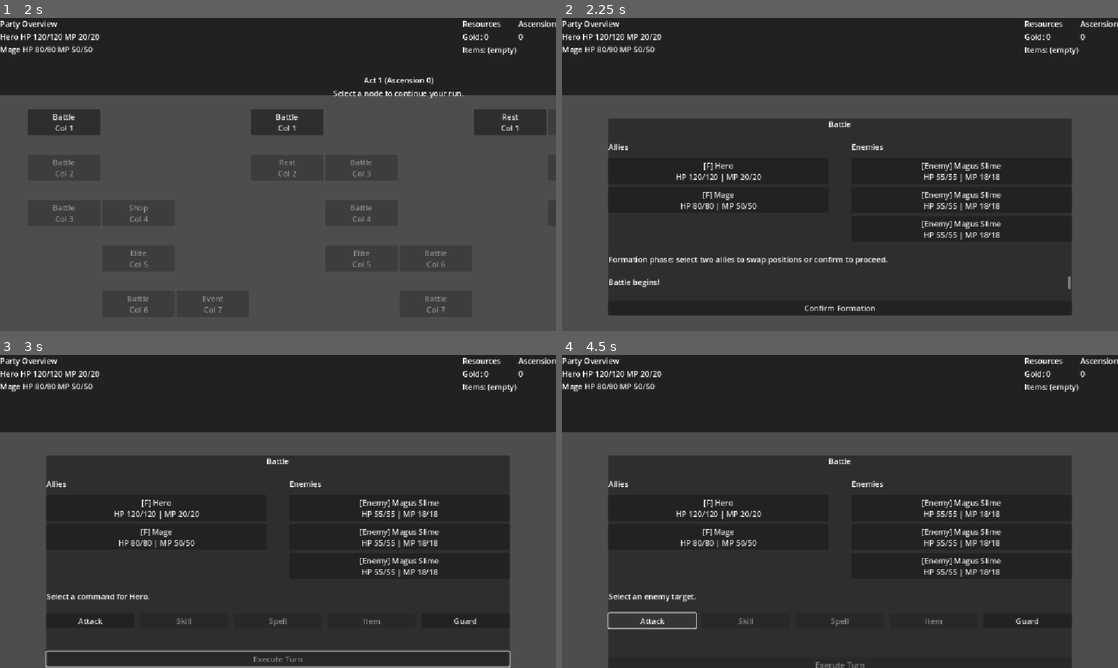
Above: before the commit, frames 1-4 (two rows, left to right).
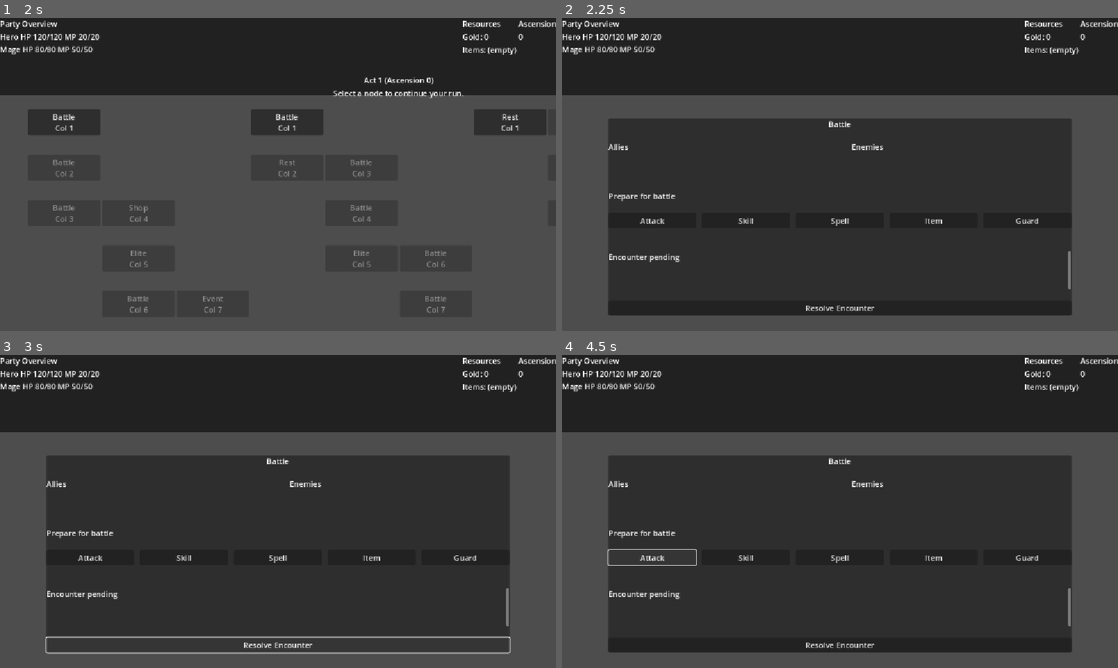
Above: after the commit, the same moments.

Repository: atmlhv/GodotTest
Game: Godot game, scene res://scenes/Title.tscn
The game is run twice, just before and just after one commit, with the same random seed, the same clock (stepped at 60 frames per second) and the same inputs.
Inputs (mouse positions are in pixels of both pictures, inside the frame that each line leads up to):
- Up to frame 1 (2 s): click (289, 133) at 0.52 s; type "12" at 0.6 s; click "New Run" at 1.25 s
- Up to frame 2 (2.25 s): click "Battle Col 1" at 2 s
- Up to frame 3 (3 s): click "Confirm Formation" (after the commit: "Resolve Encounter") at 2.75 s
- Up to frame 4 (4.5 s): click (717, 508) at 3.5 s, where only the run before the commit has a clickable "[F] Hero HP 120/120 | MP 20/20"; click "Attack" at 4.25 s

Frame 1 is identical in both runs. In frame 2, 2.6% of the frame differs, in the area x 8-92%, y 46-94%; in frame 3, 7.7%, in the area x 8-92%, y 46-100%; in frame 4, 6.7%.
Error after the commit: Parse Error: Used space character for indentation instead of tab as used before in the file. (res://scenes/Combat.gd:704)

Commit message:
Fix combat target selection payload handling

Diff:
--- a/scenes/Combat.gd
+++ b/scenes/Combat.gd
@@ -473,16 +473,10 @@
 			pass
 
 func _handle_skill_target_payload(payload: Dictionary) -> void:
-	var target_variant: Variant = payload.get("target")
-	if target_variant == null:
-		return
-	var target := target_variant as BattleEntity
+	var target := _resolve_payload_entity(payload, "target")
 	if target == null or not target.is_alive():
 		return
-	var actor_variant: Variant = payload.get("actor")
-	if actor_variant == null:
-		return
-	var actor := actor_variant as BattleEntity
+	var actor := _resolve_payload_entity(payload, "actor")
 	if actor == null or not actor.is_alive():
 		return
 	var skill_variant: Variant = payload.get("skill")
@@ -492,16 +486,10 @@
 	_on_skill_target_selected(target, actor, skill_dict)
 
 func _handle_item_target_payload(payload: Dictionary) -> void:
-	var target_variant: Variant = payload.get("target")
-	if target_variant == null:
-		return
-	var target := target_variant as BattleEntity
+	var target := _resolve_payload_entity(payload, "target")
 	if target == null:
 		return
-	var actor_variant: Variant = payload.get("actor")
-	if actor_variant == null:
-		return
-	var actor := actor_variant as BattleEntity
+	var actor := _resolve_payload_entity(payload, "actor")
 	if actor == null or not actor.is_alive():
 		return
 	var slot_index: int = int(payload.get("slot_index", -1))
@@ -510,6 +498,71 @@
 	if typeof(item_variant) == TYPE_DICTIONARY:
 		item_dict = item_variant
 	_on_item_target_selected(target, actor, slot_index, item_dict)
+
+func _resolve_payload_entity(payload: Dictionary, key: String) -> BattleEntity:
+	if payload.is_empty():
+		return null
+	var value: Variant = payload.get(key)
+	if value == null:
+		return null
+	if value is BattleEntity:
+		return value
+	if value is WeakRef:
+		var weak: WeakRef = value
+		var referenced := weak.get_ref()
+		if referenced is BattleEntity:
+			return referenced
+		if referenced is Object:
+			var instance_object: Object = referenced
+			var candidate := _resolve_entity_by_instance_id(instance_object.get_instance_id())
+			if candidate != null:
+				return candidate
+		return null
+	if value is RefCounted:
+		var refcounted: RefCounted = value
+		var candidate_from_ref := _resolve_entity_by_instance_id(refcounted.get_instance_id())
+		if candidate_from_ref != null:
+			return candidate_from_ref
+	var instance_id: int = int(payload.get("%s_instance_id" % key, 0))
+	if instance_id != 0:
+		return _resolve_entity_by_instance_id(instance_id)
+	return null
+
+func _build_skill_target_payload(actor: BattleEntity, target: BattleEntity, skill: Dictionary) -> Dictionary:
+	var actor_ref := weakref(actor)
+	var target_ref := weakref(target)
+	return {
+		"mode": "skill",
+		"target": target_ref,
+		"target_instance_id": target.get_instance_id(),
+		"actor": actor_ref,
+		"actor_instance_id": actor.get_instance_id(),
+		"skill": skill.duplicate(true),
+	}
+
+func _build_item_target_payload(actor: BattleEntity, target: BattleEntity, slot_index: int, item_data: Dictionary) -> Dictionary:
+	var actor_ref := weakref(actor)
+	var target_ref := weakref(target)
+	return {
+		"mode": "item",
+		"target": target_ref,
+		"target_instance_id": target.get_instance_id(),
+		"actor": actor_ref,
+		"actor_instance_id": actor.get_instance_id(),
+		"slot_index": slot_index,
+		"item_data": item_data.duplicate(true),
+	}
+
+func _resolve_entity_by_instance_id(instance_id: int) -> BattleEntity:
+	if instance_id == 0 or _battle == null:
+		return null
+	for ally in _battle.get_all_allies():
+		if ally != null and ally.get_instance_id() == instance_id:
+			return ally
+	for enemy in _battle.get_all_enemies():
+		if enemy != null and enemy.get_instance_id() == instance_id:
+			return enemy
+	return null
 
 func _cancel_target_selection() -> void:
 	_clear_targets()
@@ -649,20 +702,15 @@
 				_register_skill_command(actor, resolved_skill, [targets[0]])
 				return
 			var buttons: Array[Dictionary] = []
-			for target in targets:
-				var disabled: bool = not target.is_alive()
-				var button_entry: Dictionary = {
-					"text": "%s (%d/%d HP)" % [target.name, target.hp, target.max_hp],
-					"disabled": disabled,
-				}
-				if not disabled:
-					button_entry["payload"] = {
-						"mode": "skill",
-						"target": target,
-						"actor": actor,
-						"skill": resolved_skill.duplicate(true),
-					}
-				buttons.append(button_entry)
+                        for target in targets:
+                                var disabled: bool = not target.is_alive()
+                                var button_entry: Dictionary = {
+                                        "text": "%s (%d/%d HP)" % [target.name, target.hp, target.max_hp],
+                                        "disabled": disabled,
+                                }
+                                if not disabled:
+                                        button_entry["payload"] = _build_skill_target_payload(actor, target, resolved_skill)
+                                buttons.append(button_entry)
 			_cancel_target_callback = Callable(self, "_restore_command_prompt")
 			_show_target_options(buttons, tr("Select an enemy target."))
 		"ally_single":
@@ -671,20 +719,15 @@
 				_register_skill_command(actor, resolved_skill, [allies[0]])
 				return
 			var ally_buttons: Array[Dictionary] = []
-			for ally in allies:
-				var disabled: bool = not ally.is_alive()
-				var ally_entry: Dictionary = {
-					"text": "%s (%d/%d HP)" % [ally.name, ally.hp, ally.max_hp],
-					"disabled": disabled,
-				}
-				if not disabled:
-					ally_entry["payload"] = {
-						"mode": "skill",
-						"target": ally,
-						"actor": actor,
-						"skill": resolved_skill.duplicate(true),
-					}
-				ally_buttons.append(ally_entry)
+                        for ally in allies:
+                                var disabled: bool = not ally.is_alive()
+                                var ally_entry: Dictionary = {
+                                        "text": "%s (%d/%d HP)" % [ally.name, ally.hp, ally.max_hp],
+                                        "disabled": disabled,
+                                }
+                                if not disabled:
+                                        ally_entry["payload"] = _build_skill_target_payload(actor, ally, resolved_skill)
+                                ally_buttons.append(ally_entry)
 			_cancel_target_callback = Callable(self, "_restore_command_prompt")
 			_show_target_options(ally_buttons, tr("Select an ally target."))
 		"enemy_all":
@@ -756,21 +799,15 @@
 				_append_log(tr("No allies can receive the item."))
 				return
 			var item_buttons: Array[Dictionary] = []
-			for target in targets:
-				var disabled: bool = not target.is_alive()
-				var entry: Dictionary = {
-					"text": "%s (%d/%d HP)" % [target.name, target.hp, target.max_hp],
-					"disabled": disabled,
-				}
-				if not disabled:
-					entry["payload"] = {
-						"mode": "item",
-						"target": target,
-						"actor": actor_ref,
-						"slot_index": slot_index,
-						"item_data": item_data.duplicate(true),
-					}
-				item_buttons.append(entry)
+                        for target in targets:
+                                var disabled: bool = not target.is_alive()
+                                var entry: Dictionary = {
+                                        "text": "%s (%d/%d HP)" % [target.name, target.hp, target.max_hp],
+                                        "disabled": disabled,
+                                }
+                                if not disabled:
+                                        entry["payload"] = _build_item_target_payload(actor_ref, target, slot_index, item_data)
+                                item_buttons.append(entry)
 			_cancel_target_callback = Callable(self, "_restore_command_prompt")
 			_show_target_options(item_buttons, tr("Select an ally for %s.") % _localize_item_name(item_data))
 		"escape":
